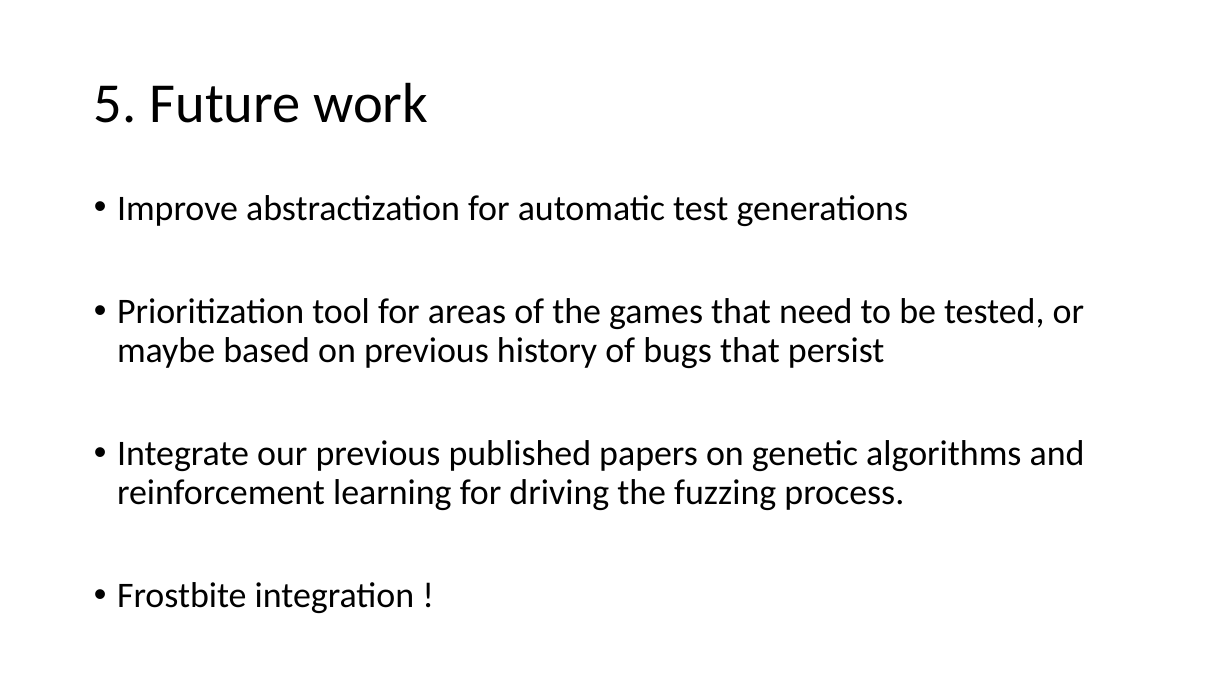
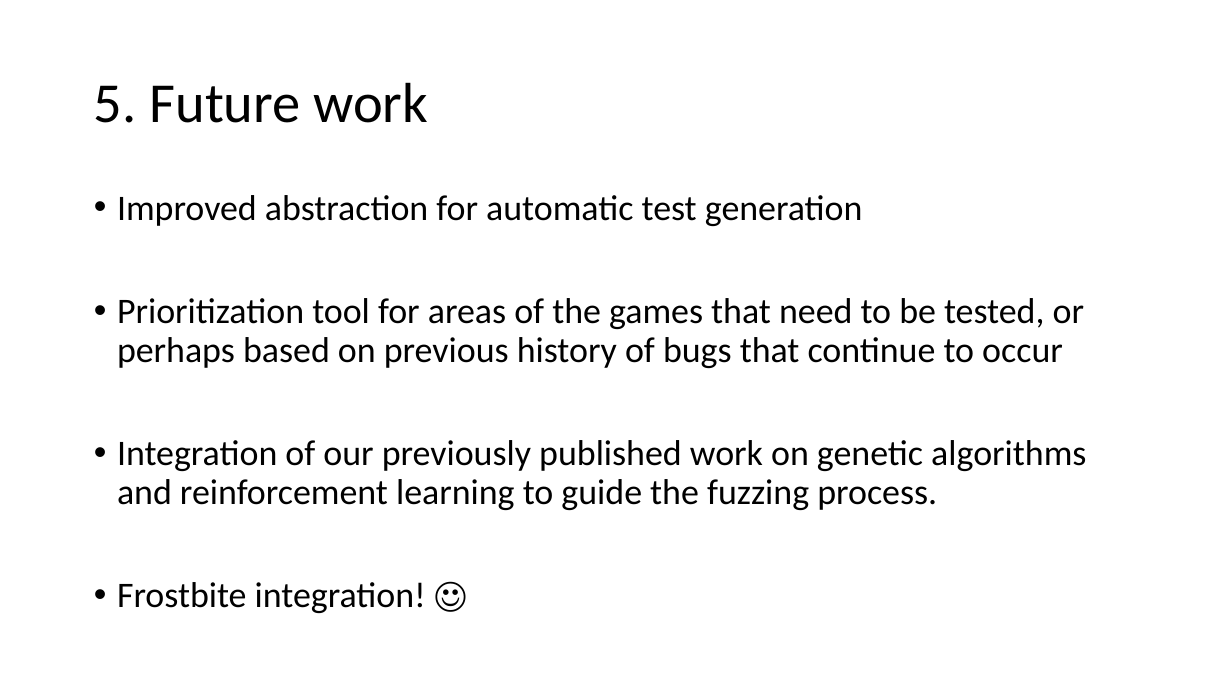
Before and after one commit to AGAPIA/BlueprintsTestingLibrary, a slide deck: slide 11 of Documentation/Presentation.pptx. Drawn at 1232x693 pixels with LibreOffice and Linux fonts; fonts in the diff are those of the drawing. Boxes give left, top, right and bottom in pixels: in the first picture for what was removed or moved away, otherwise in the second. Text is boxed around its words. In the diff, an @@ line names an element or a change of style, - is before the commit and + after.

```diff
--- a/Documentation/Presentation.pptx
+++ b/Documentation/Presentation.pptx
@@ text at [117, 195, 1086, 613]: text changed @@
-• Improve abstractization for automatic test generations
-• Prioritization tool for areas of the games that need to be tested, or maybe based on previous history of bugs that persist
-• Integrate our previous published papers on genetic algorithms and reinforcement learning for driving the fuzzing process.
-• Frostbite integration !
+• Improved abstraction for automatic test generation
+• Prioritization tool for areas of the games that need to be tested, or perhaps based on previous history of bugs that continue to occur
+• Integration of our previously published work on genetic algorithms and reinforcement learning to guide the fuzzing process.
+• Frostbite integration! ☺
```
Also in this commit, not shown: 9 other slides changed, 1 slide added.
